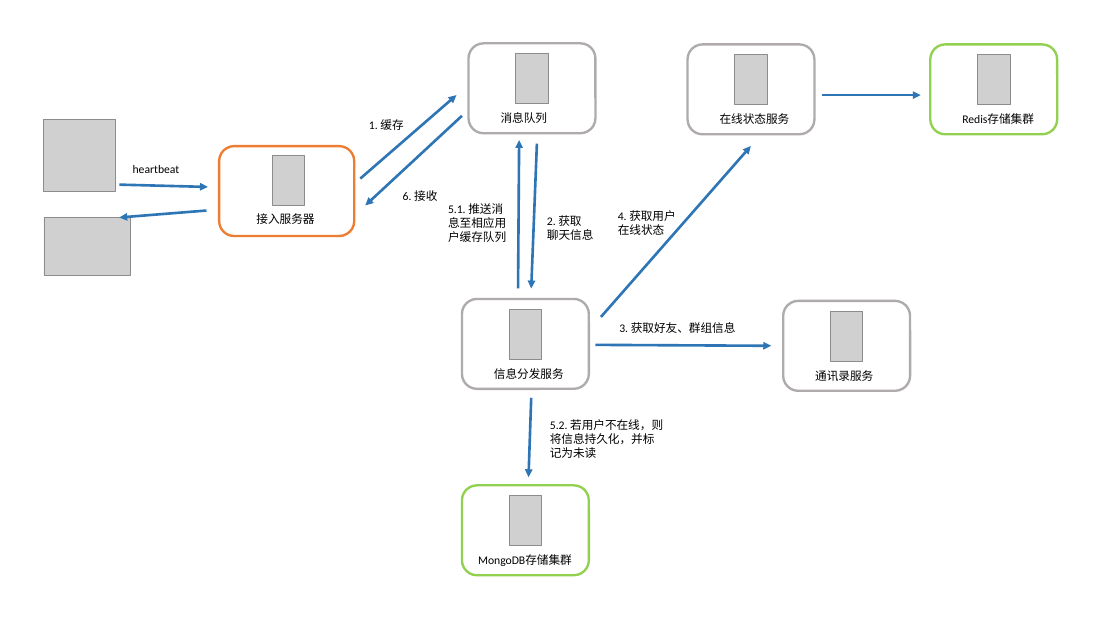
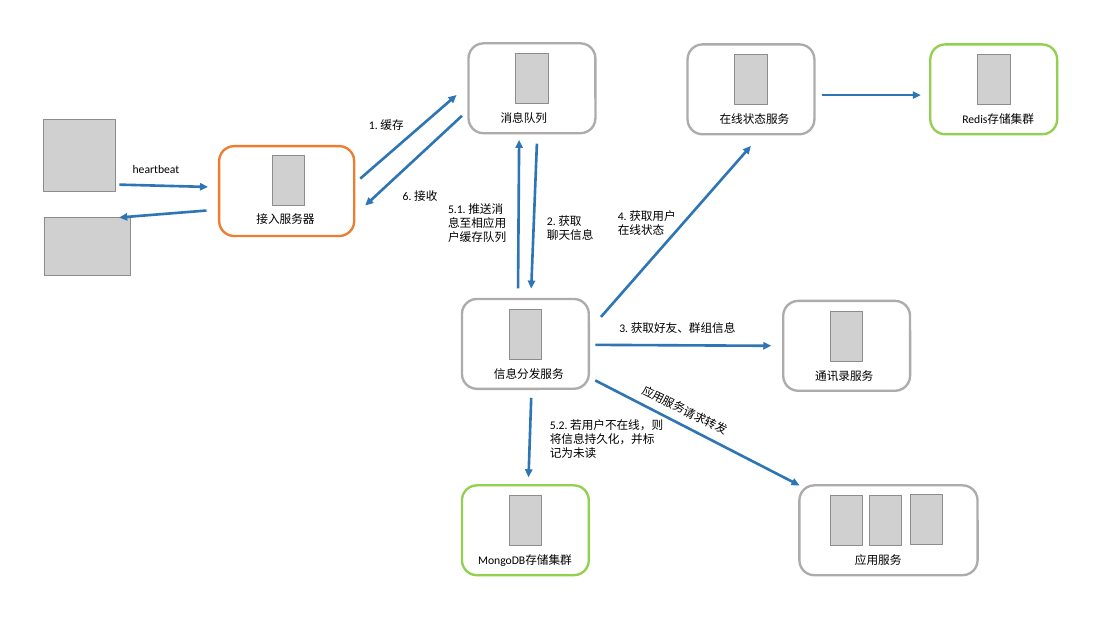
Before and after one commit to huiyi-learning/Dissertation, a slide deck: slide 16 of Diploma paper/Figures.pptx. Drawn at 1120x630 pixels with LibreOffice and Linux fonts; fonts in the diff are those of the drawing; grey boxes stand for pictures. Boxes give left, top, right and bottom in pixels: in the first picture for what was removed or moved away, otherwise in the second. Text is boxed around its words. In the diff, an @@ line names an element or a change of style, - is before the commit and + after.

Commit message:
Final draft of my defense ppt.

```diff
--- a/Diploma paper/Figures.pptx
+++ b/Diploma paper/Figures.pptx
@@ arrow added from (596, 381) to (800, 486), #2E75B6 2.25 pt @@
@@ text added at bbox=[641, 386, 725, 433], 10 pt, text #000000 @@
+应用服务请求转发
@@ rounded rectangle added at bbox=[800, 486, 978, 576], outline #AFABAB 2 pt @@
@@ picture added at bbox=[831, 496, 864, 545] @@
@@ picture added at bbox=[870, 496, 902, 545] @@
@@ picture added at bbox=[911, 494, 944, 544] @@
@@ text added at bbox=[855, 554, 902, 565], 10 pt, text #000000 @@
+应用服务
```
Also in this commit, not shown: 20 other files.
